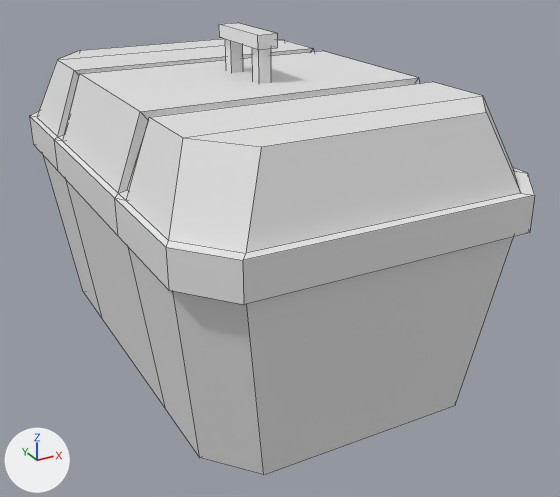
The FBX model Assets/Art/Assets/MaletaForte.fbx, before and after one commit.
Rendered twice from a 50 mm camera at (-2.42, -1.17, 2.07) aimed at (0.12, 3.44, -0.23). The axes (+X, +Y, +Z) are drawn at lower left. The lights are the same throughout. Mesh edges are drawn as thin lines.

Objects in the first picture: 'MaletaForte'.
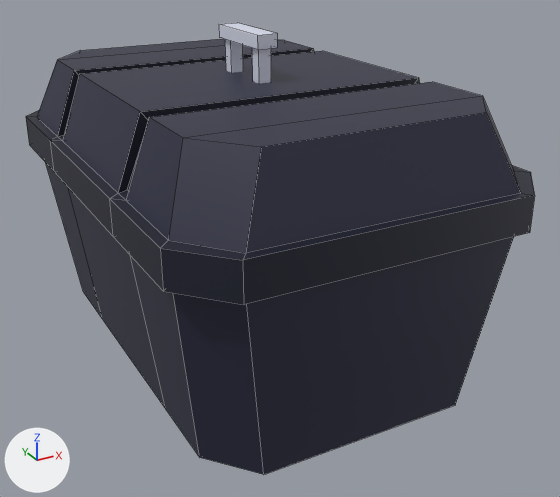
The change in detail:
Picture 'GameColors.png' (img_gamecolors_png) is new.
Material 'Material' (mat_material) is new.
Its texture is img_gamecolors_png (with its transparency).
me_cubo is used by ob_maletaforte; location (0.0, 3.693, -1.0).
Before the commit, vertices of me_cubo: 33 (1.21, -1.51, 1.53) at pixel (527, 173), 37 (1.21, 1.51, 1.53), 41 (1.21, -1.51, 1.3), 45 (1.21, 1.51, 1.3), 99 (1.21, -0.7, 1.53).
Before the commit, vertices of me_cubo: 100 (1.21, 0.7, 1.53), 101 (1.21, 0.7, 1.3), 103 (1.21, -0.7, 1.3).
Before the commit, vertices of me_cubo: 34 (-1.21, -1.51, 1.53) at pixel (165, 247), 38 (-1.21, 1.51, 1.53) at pixel (29, 115), 42 (-1.21, -1.51, 1.3) at pixel (168, 290), 46 (-1.21, 1.51, 1.3) at pixel (33, 144), 94 (-1.21, -0.7, 1.3) at pixel (118, 236).
Before the commit, vertices of me_cubo: 95 (-1.21, 0.7, 1.3) at pixel (58, 171), 97 (-1.21, 0.7, 1.53) at pixel (54, 139), 98 (-1.21, -0.7, 1.53) at pixel (114, 198).
me_cubo had 144 vertices, 125 faces and spanned x -1.21..1.26, y -1.83..1.83, z 0.0..2.32.
me_cubo now has 144 vertices, 125 faces and spans x -1.24..1.26, y -1.83..1.83, z 0.0..2.32.
Part 1, on me_cubo:
Vertices 33, 37, 41, 45, 99, 100, 101, 103 of me_cubo move by (0.03, 0.0, 0.0).
Part 2, on me_cubo:
Vertices 34, 38, 42, 46, 94, 95, 97, 98 of me_cubo move by (-0.03, 0.0, 0.0).
me_cubo part 3: texture (UV) coordinates of 125 of 125 faces, centred in x -1.21..1.26, y -1.83..1.83, z 0.0..2.32, changed; they spanned u 0.12..0.88, v 0.0..1.0 and now span u 0.65..0.86, v 0.09..1.0.
me_cubo now uses material mat_material (picture img_gamecolors_png).

Pixel boxes [x1, y1, x2, y2] of what changed, in the pictures (560 x 497 px; the box of a moved part takes in the faces that stretch with it):
'MaletaForte', recoloured, reshaped, surface changed
    before: [29, 23, 535, 474]
    after: [26, 23, 535, 474]
part 1 of me_cubo, moved or reshaped
    before: [512, 167, 535, 195]
    after: [512, 166, 535, 195]
part 2 of me_cubo, moved or reshaped
    before: [29, 111, 246, 304]
    after: [26, 110, 246, 304]
part 3 of me_cubo, surface changed
    both: [37, 23, 535, 474]
